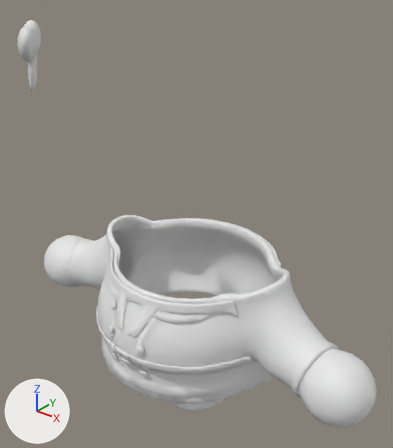
Two versions of the glTF model assets/live/one-body/wardrobe/square.glb, one commit apart.
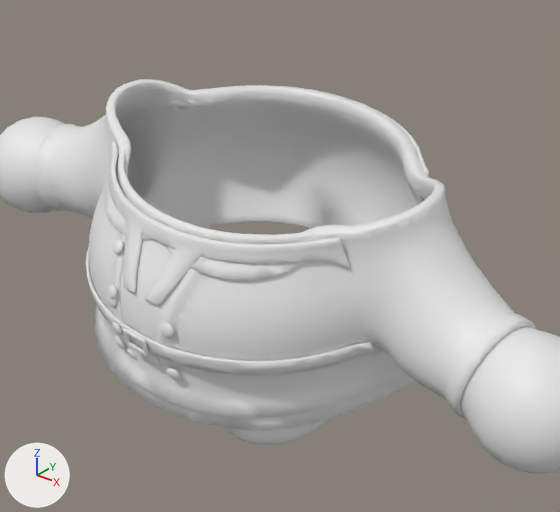
There are two pictures of each version: one whole from a camera (50 mm lens) standing at (0.936, -1.145, 1.212) and looking at (0.036, -0.021, 0.515), one close up on the part from 13% to 89% of the width and 38% to 100% of the height. The axes (+X, +Y, +Z) are drawn at lower left. The lights are the same throughout. The older version's two pictures come first.

Before the edit, the objects in view are built like this:
```python
me_wear_ballet_flats_patent_smooth = bpy.data.meshes.new('wear_ballet_flats_patent_smooth')
me_wear_ballet_flats_patent_smooth.from_pydata(...)  # 800 vertices, 1600 faces; spans x -0.233..0.233, y -0.244..0.037, z 0.001..0.107
me_wear_black_dress_satin_smooth = bpy.data.meshes.new('wear_black_dress_satin_smooth')
me_wear_black_dress_satin_smooth.from_pydata(...)  # 3652 vertices, 7312 faces; spans x -0.473..0.474, y -0.301..0.305, z 0.092..0.423
me_wear_gloves_leather_smooth = bpy.data.meshes.new('wear_gloves_leather_smooth')
me_wear_gloves_leather_smooth.from_pydata(...)  # 754 vertices, 1500 faces; spans x -0.633..0.634, y -0.152..0.043, z 0.103..0.298
ob_wear_ballet_flats_patent_smooth = bpy.data.objects.new('wear_ballet_flats_patent_smooth', me_wear_ballet_flats_patent_smooth)
ob_wear_ballet_flats_patent_smooth.location = (0.0, 0.0, 0.0)
ob_wear_black_dress_satin_smooth = bpy.data.objects.new('wear_black_dress_satin_smooth', me_wear_black_dress_satin_smooth)
ob_wear_black_dress_satin_smooth.location = (0.0, 0.0, 0.0)
ob_wear_gloves_leather_smooth = bpy.data.objects.new('wear_gloves_leather_smooth', me_wear_gloves_leather_smooth)
ob_wear_gloves_leather_smooth.location = (0.0, 0.0, 0.0)
# also in view: 'wear_collar_satin_smooth' at (0.0, -0.008, 0.355); 'wear_trench_coat_twill_smooth' at (0.0, 0.001, 0.246); 'wear_cardigan_knit_smooth' at (0.0, -0.006, 0.263); 'wear_trench_coat_collar_smooth' at (0.0, -0.018, 0.331); 'wear_trench_coat_belt_smooth' at (0.0, -0.006, 0.193)
```
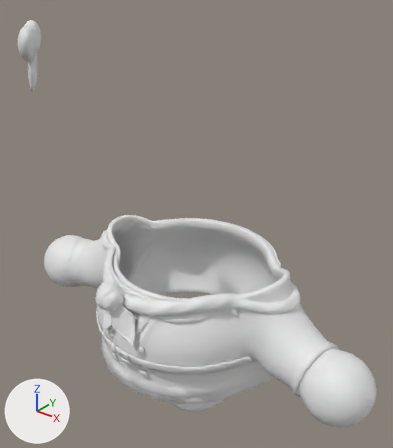
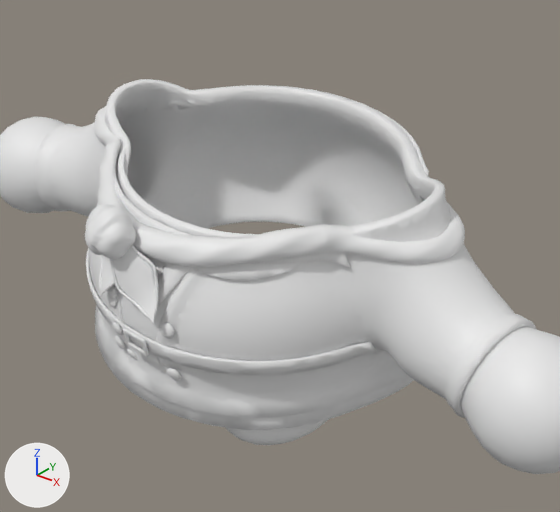
Edits to the bpy script that builds the scene:
```text
Add me_wear_silk_scarf_tips_smooth:
    me_wear_silk_scarf_tips_smooth.from_pydata(...)  # 524 vertices, 1040 faces; spans x -0.1..0.055, y -0.323..-0.278, z 0.25..0.356
Add me_wear_silk_scarf_knot_smooth:
    me_wear_silk_scarf_knot_smooth.from_pydata(...)  # 542 vertices, 1080 faces; spans x -0.0955..-0.0113, y -0.3347..-0.2606, z 0.3313..0.406
Add me_wear_silk_scarf_hem_smooth:
    me_wear_silk_scarf_hem_smooth.from_pydata(...)  # 584 vertices, 1152 faces; spans x -0.103..0.051, y -0.321..-0.275, z 0.256..0.358
Add me_wear_silk_scarf_band_smooth:
    me_wear_silk_scarf_band_smooth.from_pydata(...)  # 1728 vertices, 3456 faces; spans x -0.374..0.373, y -0.283..0.268, z 0.333..0.398
Add ob_wear_silk_scarf_tips_smooth:
    ob_wear_silk_scarf_tips_smooth = bpy.data.objects.new('wear_silk_scarf_tips_smooth', me_wear_silk_scarf_tips_smooth)
    ob_wear_silk_scarf_tips_smooth.location = (0.0, 0.0, 0.0)
Add ob_wear_silk_scarf_knot_smooth:
    ob_wear_silk_scarf_knot_smooth = bpy.data.objects.new('wear_silk_scarf_knot_smooth', me_wear_silk_scarf_knot_smooth)
    ob_wear_silk_scarf_knot_smooth.location = (0.0, 0.0, 0.0)
Add ob_wear_silk_scarf_hem_smooth:
    ob_wear_silk_scarf_hem_smooth = bpy.data.objects.new('wear_silk_scarf_hem_smooth', me_wear_silk_scarf_hem_smooth)
    ob_wear_silk_scarf_hem_smooth.location = (0.0, 0.0, 0.0)
Add ob_wear_silk_scarf_band_smooth:
    ob_wear_silk_scarf_band_smooth = bpy.data.objects.new('wear_silk_scarf_band_smooth', me_wear_silk_scarf_band_smooth)
    ob_wear_silk_scarf_band_smooth.location = (0.0, 0.0, 0.0)
```

Where the change shows, as pixel boxes [x1, y1, x2, y2] in the close-ups (560 x 512 px):
'wear_silk_scarf_band_smooth', added: after [94, 100, 465, 267]
'wear_silk_scarf_knot_smooth', added: after [84, 204, 136, 259]
'wear_silk_scarf_tips_smooth', added: after [100, 247, 155, 324]
'wear_silk_scarf_hem_smooth', added: after [99, 245, 158, 319]
'wear_trench_coat_collar_smooth', unchanged, covered by the edit: before [109, 85, 429, 306]; after [114, 85, 429, 306]
